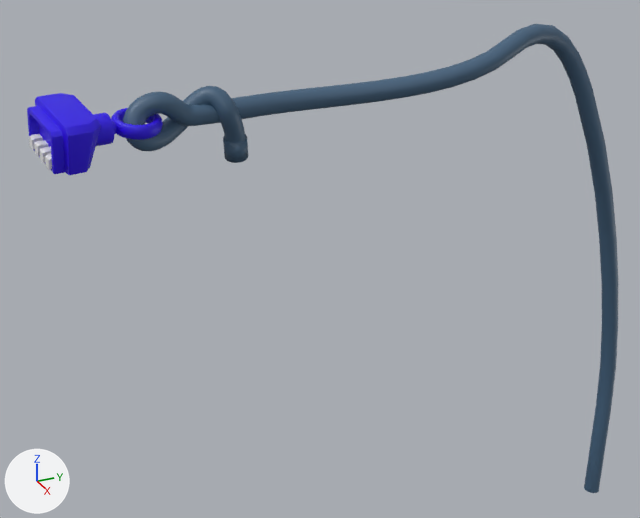
Before and after pictures for a commit that changed the FBX model Assets/Prefabs/Cables/SemiHemi Cable.fbx.
Camera for both pictures: a 50 mm lens placed at (4.91, -0.37, 1.34), pointed at (-0.35, 2.0, -1.3). Lighting does not change. The marker at lower left points along +X, +Y and +Z. Where no turn or scale is listed for an object, it has been applied to the vertices.

The first picture shows 'Cylinder SemiHemi'.
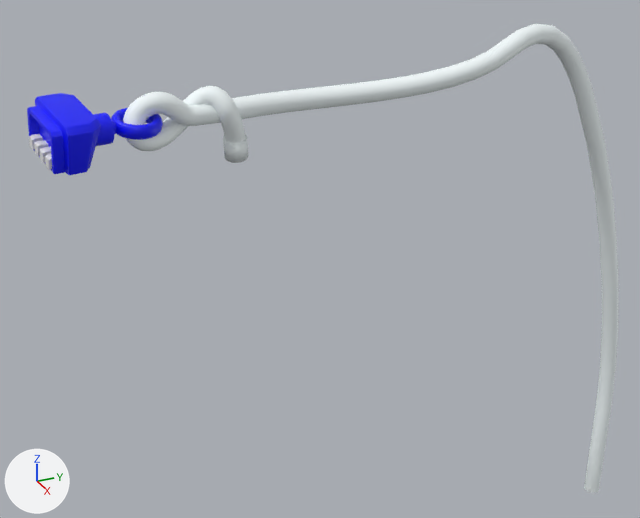
Where the change shows, as pixel boxes (x1, y1, x2, y2) in the pictures (640 x 518 px):
'Cylinder SemiHemi', recoloured (blue to white): (27, 24, 618, 493) in both

Diff of the bpy script that builds the scene:
```diff
--- a/Assets/Prefabs/Cables/SemiHemi Cable.fbx.py
+++ b/Assets/Prefabs/Cables/SemiHemi Cable.fbx.py
@@ mat_cable @@
 mat_cable = principled_material('Cable')
-mat_cable.base_color = (0.0567, 0.12, 0.202)  # dark blue #43617c
+mat_cable.base_color = (0.916, 0.988, 1.0)  # white #f5feff
```
